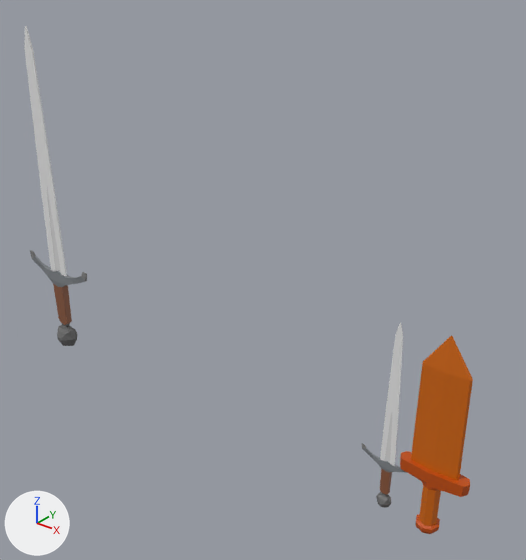
A saved change to the Blender file models/env/level_map/floating_stats/attack.blend.
Camera for both pictures: a 50 mm camera at (0.249, -0.614, 0.625) aimed at (-0.269, 0.033, 0.224). The axes (+X, +Y, +Z) are drawn at lower left. The lights are the same throughout. The picture after the commit comes second.

In view in the first picture: 'Attack', 'Attack.001', 'Attack.002'.
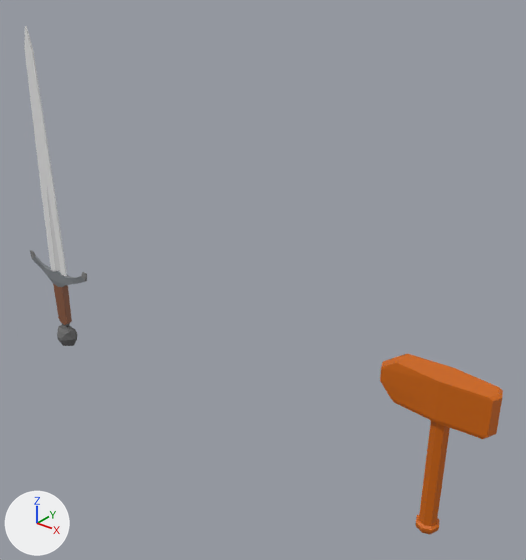
What differs and where, as boxes (x1, y1, x2, y2) in the pictures (526 x 560 px):
'AttackHammer', added (brown)
    after: (380, 354, 503, 534)
'Attack', hidden (brown)
    before: (400, 335, 473, 534)
'Attack.002', hidden
    before: (362, 322, 407, 508)

The edits, one by one:
Mesh me_plane_003 is new.
It has 105 vertices, 101 faces and spans x -0.074..0.06, y -0.017..0.017, z 0.0..0.209.
It uses material mat_basepalette (picture img_base_palette_png).
Object 'Attack' (ob_attack) is now hidden.
Object 'Attack.002' (ob_attack_002) is now hidden.
Object 'AttackHammer' (ob_attackhammer) is new; it shows me_plane_003.
Its location is (0.0, 0.0, 0.0).
